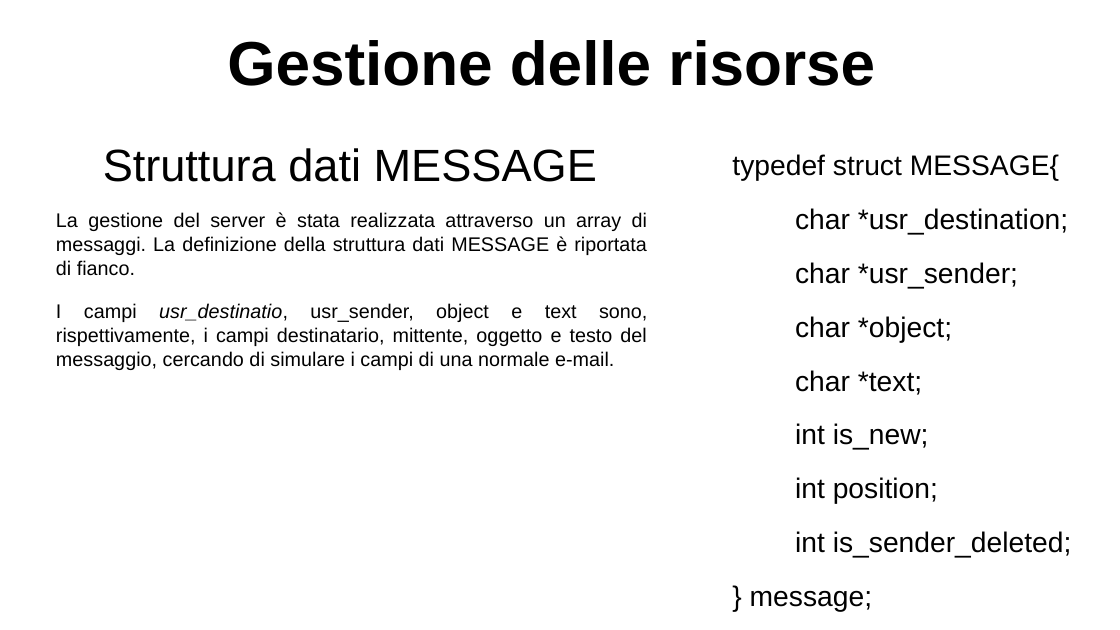
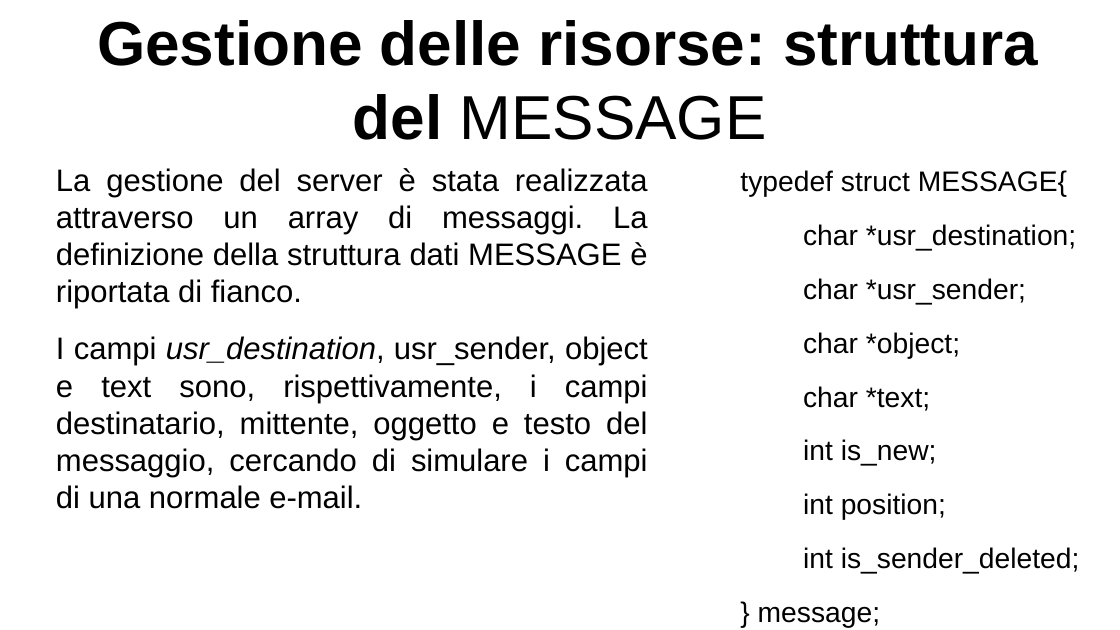
Before and after one commit to lucaMastro/progetto_SO, a slide deck: slide 10 of presentazione_progetto_SO.odp (slide 4 before the commit). Drawn at 1120x630 pixels with LibreOffice and Linux fonts; fonts in the diff are those of the drawing. Boxes give left, top, right and bottom in pixels: in the first picture for what was removed or moved away, otherwise in the second. Text is boxed around its words. In the diff, an @@ line names an element or a change of style, - is before the commit and + after.

```diff
--- a/presentazione_progetto_SO.odp
+++ b/presentazione_progetto_SO.odp
@@ title at (x1=97, y1=20, x2=1038, y2=140): text changed @@
-Gestione delle risorse
+Gestione delle risorse: struttura del MESSAGE
@@ text removed at (x1=103, y1=148, x2=597, y2=182) @@
-Struttura dati MESSAGE
@@ text at (x1=56, y1=168, x2=648, y2=309): size 14 to 22 pt in "La gestione del server è stata realizzata ..." @@
@@ text "La gestione del server è ..." moved from (x1=56, y1=212, x2=647, y2=370) to (x1=56, y1=168, x2=648, y2=509) @@
@@ text "typedef struct MESSAGE{" moved from (x1=732, y1=154, x2=1072, y2=612) to (x1=740, y1=170, x2=1080, y2=628) @@
@@ text at (x1=56, y1=336, x2=648, y2=509): text changed; size 14 to 22 pt @@
-I campi usr_destinatio, usr_sender, object e text sono, rispettivamente, i campi destinatario, mittente, oggetto e testo del messaggio, cercando di simulare i campi di una normale e-mail.
+I campi usr_destination, usr_sender, object e text sono, rispettivamente, i campi destinatario, mittente, oggetto e testo del messaggio, cercando di simulare i campi di una normale e-mail.
```
Also in this commit, not shown: 5 other slides changed, 6 slides added, 6 other files.
